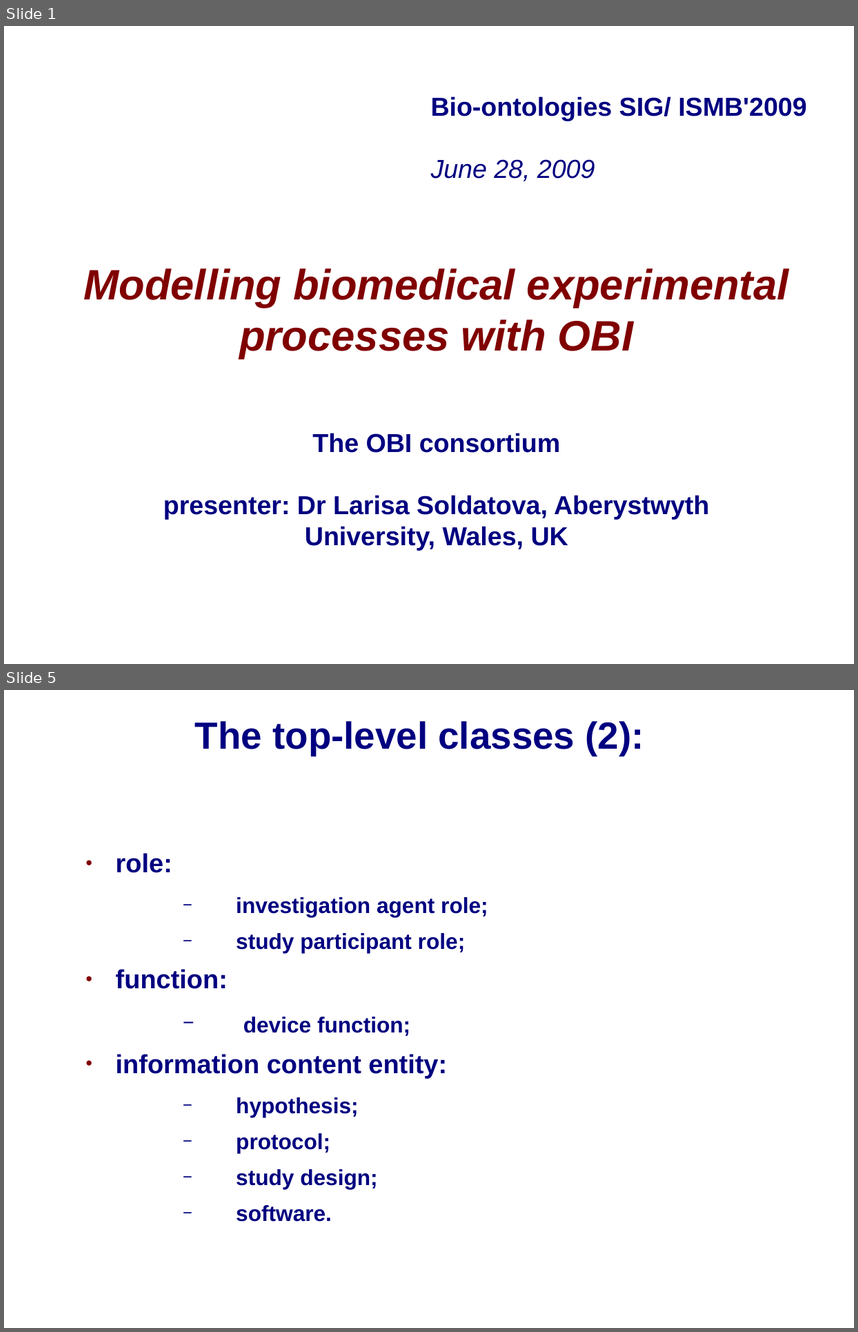
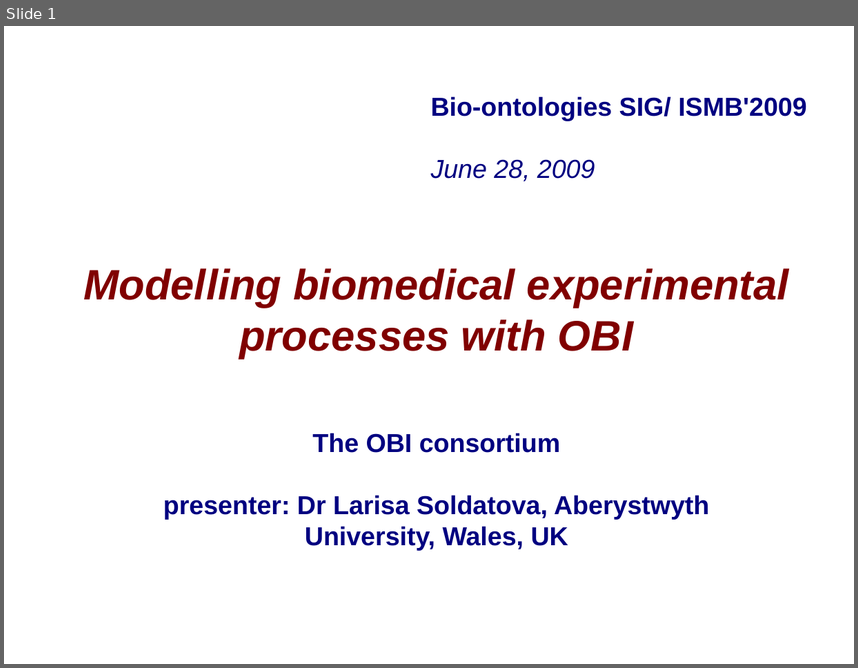
Before and after one commit to jamesaoverton/obi-backup, a slide deck: docs/papers/ISMB_2009/OBI-SIG.ppt. Shown one above the other, each under a label of ours: slides 1 and 5 before the commit, slide 1 after it; the slides between them are not shown. The pictures are 858x1332 and 858x668 pixels, drawn with LibreOffice and Linux fonts; fonts in the diff are those of the drawing; background and template pictures are left out. Boxes give left, top, right and bottom in pixels: in the first picture for what was removed or moved away, otherwise in the second. Text is boxed around its words. In the diff, an @@ line names an element or a change of style, - is before the commit and + after.

```diff
--- a/docs/papers/ISMB_2009/OBI-SIG.ppt
+++ b/docs/papers/ISMB_2009/OBI-SIG.ppt
@@ slide 5 removed at (x1=4, y1=690, x2=854, y2=1328), background picture (left out) @@
@@ title removed at (x1=195, y1=721, x2=644, y2=756) @@
-The top-level classes (2):
@@ text removed at (x1=116, y1=853, x2=488, y2=1221) @@
-● role:
-  − investigation agent role;
-  − study participant role;
-● function:
-  − device function;
-● information content entity:
-  − hypothesis;
-  − protocol;
-  − study design;
-  − software.
```
Also in this commit, not shown: 4 slides changed, 4 slides added, 3 other slides removed.
